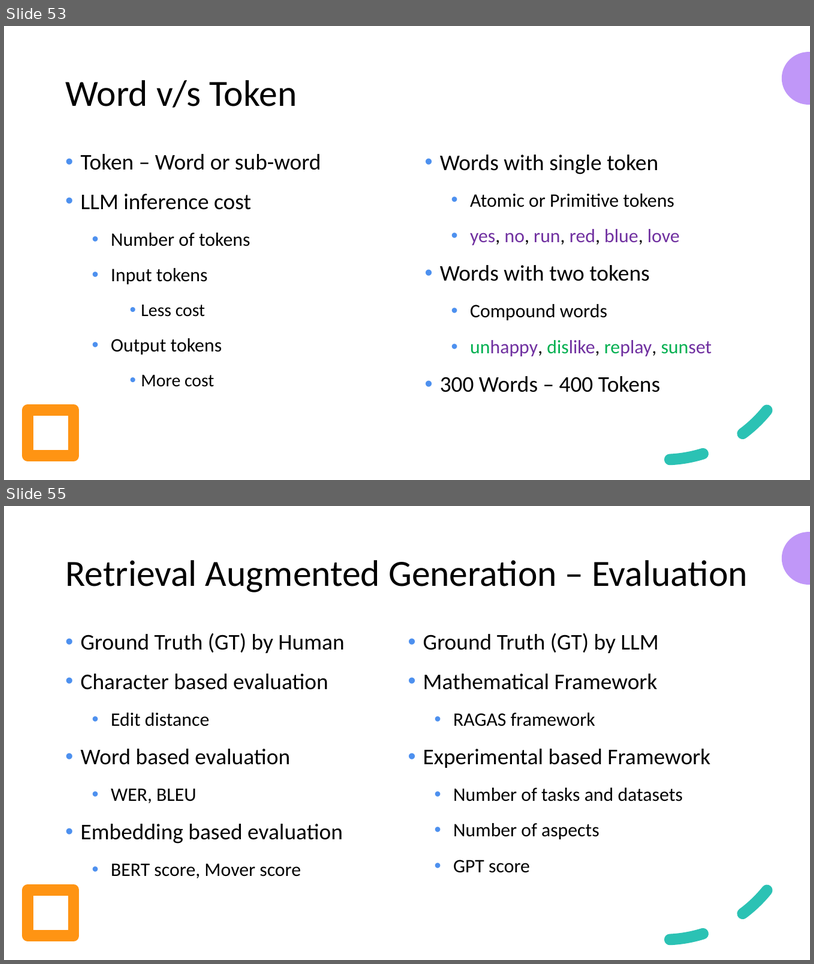
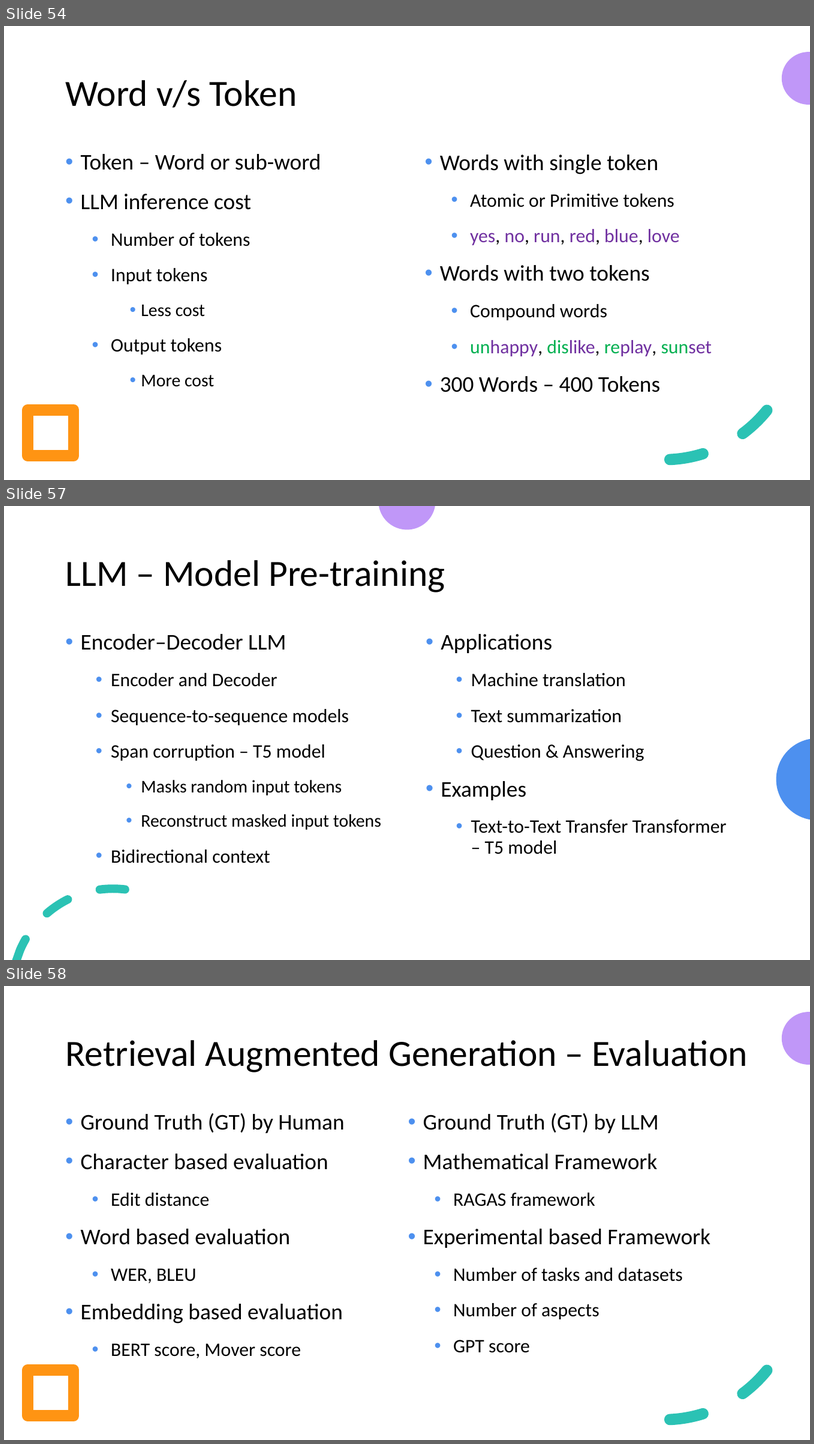
Before and after one commit to look4pritam/LargeLanguageModels, a slide deck: Presentations/IUAC-2024/Introduction_to_Large_Language_Models-From_Foundation_to_Real_World_Applications.pptx. Shown one above the other, each under a label of ours: slides 53 and 55 before the commit, slides 54, 57 and 58 after it; the slides between them are not shown. The pictures are 814x964 and 814x1444 pixels, drawn with LibreOffice and Linux fonts; fonts in the diff are those of the drawing. Boxes give left, top, right and bottom in pixels: in the first picture for what was removed or moved away, otherwise in the second. Text is boxed around its words. In the diff, an @@ line names an element or a change of style, - is before the commit and + after.

```diff
--- a/Presentations/IUAC-2024/Introduction_to_Large_Language_Models-From_Foundation_to_Real_World_Applications.pptx
+++ b/Presentations/IUAC-2024/Introduction_to_Large_Language_Models-From_Foundation_to_Real_World_Applications.pptx
@@ slide 57 added at [4,506,810,960], background #FFFFFF @@
@@ freeform shape added at [379,506,435,529], fill #C097F8 @@
@@ title added at [65,560,445,592], 33 pt, text #000000 @@
+LLM – Model Pre-training
@@ text added at [81,634,381,863], 17 pt, text #000000 @@
+  • Encoder–Decoder LLM
+    • Encoder and Decoder
+    • Sequence-to-sequence models
+    • Span corruption – T5 model
+      • Masks random input tokens
+      • Reconstruct masked input tokens
+    • Bidirectional context
@@ text added at [441,634,727,854], 17 pt, text #000000 @@
+  • Applications
+    • Machine translation
+    • Text summarization
+    • Question & Answering
+  • Examples
+    • Text-to-Text Transfer Transformer – T5 model
@@ freeform shape added at [777,739,810,820], fill #4D90EF @@
@@ freeform shape added at [12,884,129,960], fill #2BC2B4 @@
@@ what was slide 53 is now slide 54 @@
@@ what was slide 55 is now slide 58 @@
```
Also in this commit, not shown: 4 slides changed, 3 other slides added.
